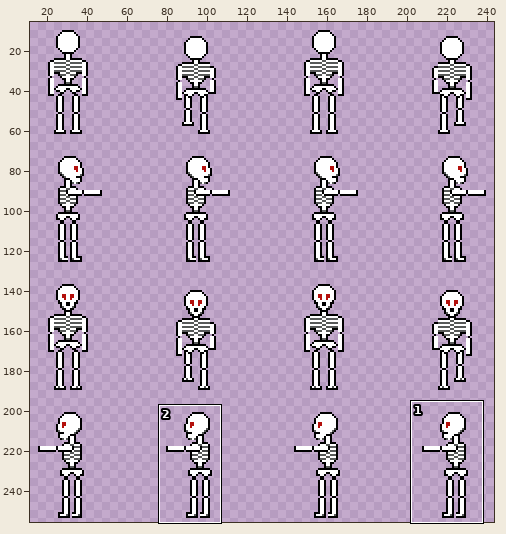
Pixel-art file: assets/aseprite/skeleton2.aseprite. The first picture is a wide view before the edit; the outline marks the close-up.
Close-up. Before:
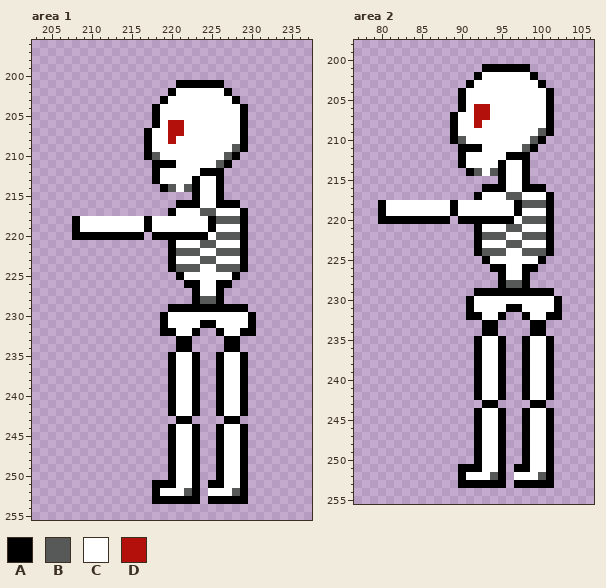
256x256 pixels, 1 frame. Pixels under 10% opacity are left out. Colours within 5 levels of each other are drawn and written as one. Shown: area 1: x 203..237, y 196..255; area 2: x 77..106, y 198..255. The wide view leaves out empty margins. The commit also changed other parts of the picture, which this record leaves out.
Visible layers, top first: "Side", "Skel".
Palette (. is transparent): A #000000  B #575958  C #ffffff  D #b3100c
Pixels before, area 1, first column x 208:
201 .............AAAAAA....
202 ............ACCCCCCA...
203 ...........ACCCCCCCCA..
204 ..........ACCCCCCCCCCA.
205 ..........ACCCCCCCCCCA.
206 ..........ACDDCCCCCCCA.
207 .........ACCDDCCCCCCCA.
208 .........ACCDCCCCCCCCA.
209 .........ACCCCCCCCCCBA.
210 .........ABCCCCCCCCBA..
211 ..........AAACCCCCBA...
212 ..........ACCCCCAAA....
213 ..........ACCCCACCA....
214 ...........ABCBACCA....
215 ...............ACCA....
216 .............AAACCAAA..
217 ............ACCCBBCCCA.
218 ACCCCCCCCACCCCCCCABBBA.
219 ACCCCCCCCACCCCCCCACCCA.
220 AAAAAAAAA.AAAAAAACBBBA.
221 ............ACCCBBCCCA.
222 ............ABBBCCBBBA.
223 ............ACCCBBCCCA.
224 ............ABBBCCBBBA.
225 .............ACCCCCCA..
226 ..............AACCAA...
227 ...............ACCA....
228 ...............ABBA....
229 ............AAAAAAAAAA.
230 ...........ACCCCCCCCCCA
231 ...........ACCCCAACCCCA
232 ...........AACCA..ACCAA
233 .............AA....AA..
234 .............AA....AA..
235 ............ACCA..ACCA.
236 ............ACCA..ACCA.
237 ............ACCA..ACCA.
238 ............ACCA..ACCA.
239 ............ACCA..ACCA.
240 ............ACCA..ACCA.
241 ............ACCA..ACCA.
242 ............ACCA..ACCA.
243 .............AA....AA..
244 ............ACCA..ACCA.
245 ............ACCA..ACCA.
246 ............ACCA..ACCA.
247 ............ACCA..ACCA.
248 ............ACCA..ACCA.
249 ............ACCA..ACCA.
250 ............ACCA..ACCA.
251 ..........AAACCA.AACCA.
252 ..........ACCCBA.CCCBA.
253 ..........AAAAAA.AAAAA.
Pixels before, area 2, first column x 80:
201 .............AAAAAA....
202 ............ACCCCCCA...
203 ...........ACCCCCCCCA..
204 ..........ACCCCCCCCCCA.
205 ..........ACCCCCCCCCCA.
206 ..........ACDDCCCCCCCA.
207 .........ACCDDCCCCCCCA.
208 .........ACCDCCCCCCCCA.
209 .........ACCCCCCCCCCBA.
210 .........ABCCCCCCCCBA..
211 ..........AAACCCCCBA...
212 ..........ACCCCCAAA....
213 ..........ACCCCACCA....
214 ...........ABCBACCA....
215 ...............ACCA....
216 .............AAACCAAA..
217 ............ACCCBBCCCA.
218 ACCCCCCCCACCCCCCCABBBA.
219 ACCCCCCCCACCCCCCCACCCA.
220 AAAAAAAAA.AAAAAAACBBBA.
221 ............ACCCBBCCCA.
222 ............ABBBCCBBBA.
223 ............ACCCBBCCCA.
224 ............ABBBCCBBBA.
225 .............ACCCCCCA..
226 ..............AACCAA...
227 ...............ACCA....
228 ...............ABBA....
229 ............AAAAAAAAAA.
230 ...........ACCCCCCCCCCA
231 ...........ACCCCAACCCCA
232 ...........AACCA..ACCAA
233 .............AA....AA..
234 .............AA....AA..
235 ............ACCA..ACCA.
236 ............ACCA..ACCA.
237 ............ACCA..ACCA.
238 ............ACCA..ACCA.
239 ............ACCA..ACCA.
240 ............ACCA..ACCA.
241 ............ACCA..ACCA.
242 ............ACCA..ACCA.
243 .............AA....AA..
244 ............ACCA..ACCA.
245 ............ACCA..ACCA.
246 ............ACCA..ACCA.
247 ............ACCA..ACCA.
248 ............ACCA..ACCA.
249 ............ACCA..ACCA.
250 ............ACCA..ACCA.
251 ..........AAACCA.AACCA.
252 ..........ACCCBA.CCCBA.
253 ..........AAAAAA.AAAAA.
The result:
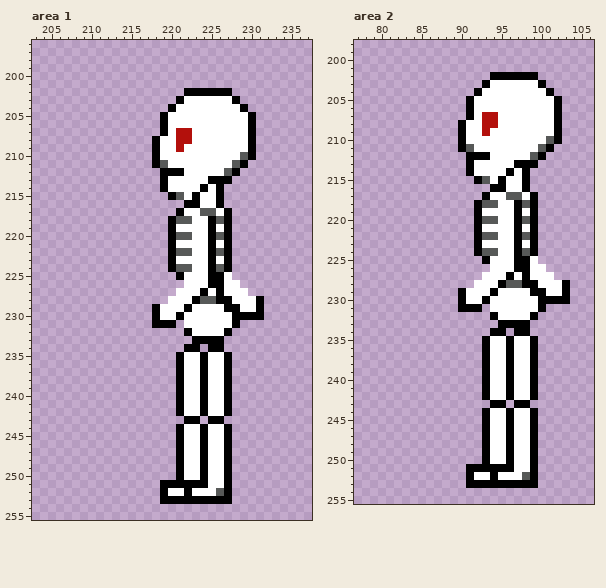
Changes in this commit:
layer "Side_Left" added
layer "Side_Left_Head" added
layer "Side_Legs_Left" added
layer "Side_Legs2_Left" added
layer "Side_Arms2_Left" added
layer "Side_Arms_Left" added
layer "Side" removed
Area 1:
y 201: x 221..226 AAAAAA -> ......
y 202: x 220..226 ACCCCCC -> ..AAAAA
y 203: x 219..221 ACC -> ..A
y 204: x 218..220 ACC -> ..A
y 205: x 218..219 AC -> .A; x 229..230 A. -> CA
y 206: x 218..221 ACDD -> .ACC; x 229..230 A. -> CA
y 207: x 217..220 ACCD -> ..AC; x 222 C -> D; x 229..230 A. -> CA
y 208: x 217..218 AC -> .A; x 220..222 DCC -> CDD; x 229..230 A. -> CA
y 209: x 217..218 AC -> .A; x 221 C -> D; x 228..230 BA. -> CCA
y 210: x 217..218 AB -> .A; x 227..230 BA.. -> CCBA
y 211: x 219..220 AA -> BC; x 226..229 BA.. -> CCBA
y 212: x 218..221 ACCC -> .AAA; x 224..228 AAA.. -> CCCBA
y 213: x 218..219 AC -> .A; x 223 A -> C; x 225 C -> A; x 227 . -> A
y 214: x 220 B -> C; x 222..224 BAC -> CCA
y 215: x 220..222 ... -> ABC
y 216: x 221 A -> .; x 227..228 AA -> ..
y 217: x 220..221 AC -> .A; x 227..229 CCA -> A..
y 218: x 208..222 ACCCCCCCCACCCCC -> ............ABB; x 227..229 BBA -> A..
y 219: x 208..220 ACCCCCCCCACCC -> ............A; x 227..229 CCA -> A..
y 220: x 208..216 AAAAAAAAA -> .........; x 218..219 AA -> ..; x 221..225 AAAAC -> BBCCA; x 227..229 BBA -> A..
y 221: x 224..225 BB -> CA; x 227..229 CCA -> A..
y 222: x 223 B -> C; x 225 C -> A; x 227..229 BBA -> A..
y 223: x 224..225 BB -> CA; x 227..229 CCA -> A..
y 224: x 223 B -> C; x 225 C -> A; x 227..229 BBA -> A..
y 225: x 225..226 CC -> AA; x 228 A -> .
y 226: x 222..223 AA -> CC; x 225 C -> A; x 227..228 A. -> CC
y 227: x 221..224 ..AC -> CCCA; x 227..229 ... -> CCC
y 228: x 220..222 ... -> CCC; x 227..231 ..... -> ACCCA
y 229: x 218..221 ..AA -> ACCC; x 223..226 AAAA -> CCCC; x 229..231 A.. -> CCA
y 230: x 218..219 .A -> AC; x 221 C -> A; x 228..229 CC -> AA; x 231 . -> A
y 231: x 218 . -> A; x 220..221 CC -> A.; x 224..225 AA -> CC; x 228..230 CCA -> A..
y 232: x 219..230 AACCA..ACCAA -> ...ACCCCA...
y 233: x 221..228 AA....AA -> ..AAAA..
y 234: x 221 A -> .; x 223 . -> A; x 225..228 ..AA -> AA..
y 235..242: x 220..221 AC -> .A; x 223..229 A..ACCA -> CACCA..
y 243: x 221 A -> .; x 223 . -> A; x 225..228 ..AA -> AA..
y 244..250: x 220..221 AC -> .A; x 223..229 A..ACCA -> CACCA..
y 251: x 218 A -> .; x 221..222 CC -> AA; x 224..229 .AACCA -> ACCA..
y 252: x 218..219 AC -> .A; x 222..224 BA. -> ACC; x 226..229 CCBA -> BA..
y 253: x 218 A -> .; x 224 . -> A; x 228..229 AA -> ..
Area 2:
y 201: x 93..98 AAAAAA -> ......
y 202: x 92..98 ACCCCCC -> ..AAAAA
y 203: x 91..93 ACC -> ..A
y 204: x 90..92 ACC -> ..A
y 205: x 90..91 AC -> .A; x 101..102 A. -> CA
y 206: x 90..93 ACDD -> .ACC; x 101..102 A. -> CA
y 207: x 89..92 ACCD -> ..AC; x 94 C -> D; x 101..102 A. -> CA
y 208: x 89..90 AC -> .A; x 92..94 DCC -> CDD; x 101..102 A. -> CA
y 209: x 89..90 AC -> .A; x 93 C -> D; x 100..102 BA. -> CCA
y 210: x 89..90 AB -> .A; x 99..102 BA.. -> CCBA
y 211: x 91..92 AA -> BC; x 98..101 BA.. -> CCBA
y 212: x 90..93 ACCC -> .AAA; x 96..100 AAA.. -> CCCBA
y 213: x 90..91 AC -> .A; x 95 A -> C; x 97 C -> A; x 99 . -> A
y 214: x 92 B -> C; x 94..96 BAC -> CCA
y 215: x 92..94 ... -> ABC
y 216: x 93 A -> .; x 99..100 AA -> ..
y 217: x 92..93 AC -> .A; x 99..101 CCA -> A..
y 218: x 80..94 ACCCCCCCCACCCCC -> ............ABB; x 99..101 BBA -> A..
y 219: x 80..92 ACCCCCCCCACCC -> ............A; x 99..101 CCA -> A..
y 220: x 80..88 AAAAAAAAA -> .........; x 90..91 AA -> ..; x 93..97 AAAAC -> BBCCA; x 99..101 BBA -> A..
y 221: x 96..97 BB -> CA; x 99..101 CCA -> A..
y 222: x 95 B -> C; x 97 C -> A; x 99..101 BBA -> A..
y 223: x 96..97 BB -> CA; x 99..101 CCA -> A..
y 224: x 95 B -> C; x 97 C -> A; x 99..101 BBA -> A..
y 225: x 97..98 CC -> AA; x 100 A -> .
y 226: x 94..95 AA -> CC; x 97 C -> A; x 99..100 A. -> CC
y 227: x 93..96 ..AC -> CCCA; x 99..101 ... -> CCC
y 228: x 92..94 ... -> CCC; x 99..103 ..... -> ACCCA
y 229: x 90..93 ..AA -> ACCC; x 95..98 AAAA -> CCCC; x 101..103 A.. -> CCA
y 230: x 90..91 .A -> AC; x 93 C -> A; x 100..101 CC -> AA; x 103 . -> A
y 231: x 90 . -> A; x 92..93 CC -> A.; x 96..97 AA -> CC; x 100..102 CCA -> A..
y 232: x 91..102 AACCA..ACCAA -> ...ACCCCA...
y 233: x 93..100 AA....AA -> ..AAAA..
y 234: x 93 A -> .; x 95 . -> A; x 97..100 ..AA -> AA..
y 235..242: x 92..93 AC -> .A; x 95..101 A..ACCA -> CACCA..
y 243: x 93 A -> .; x 95 . -> A; x 97..100 ..AA -> AA..
y 244..250: x 92..93 AC -> .A; x 95..101 A..ACCA -> CACCA..
y 251: x 90 A -> .; x 93..94 CC -> AA; x 96..101 .AACCA -> ACCA..
y 252: x 90..91 AC -> .A; x 94..96 BA. -> ACC; x 98..101 CCBA -> BA..
y 253: x 90 A -> .; x 96 . -> A; x 100..101 AA -> ..
Pixel boxes of the changes (left, top, right, bottom) in both close-ups:
changed: (72, 80, 264, 504)
changed: (378, 64, 570, 488)
